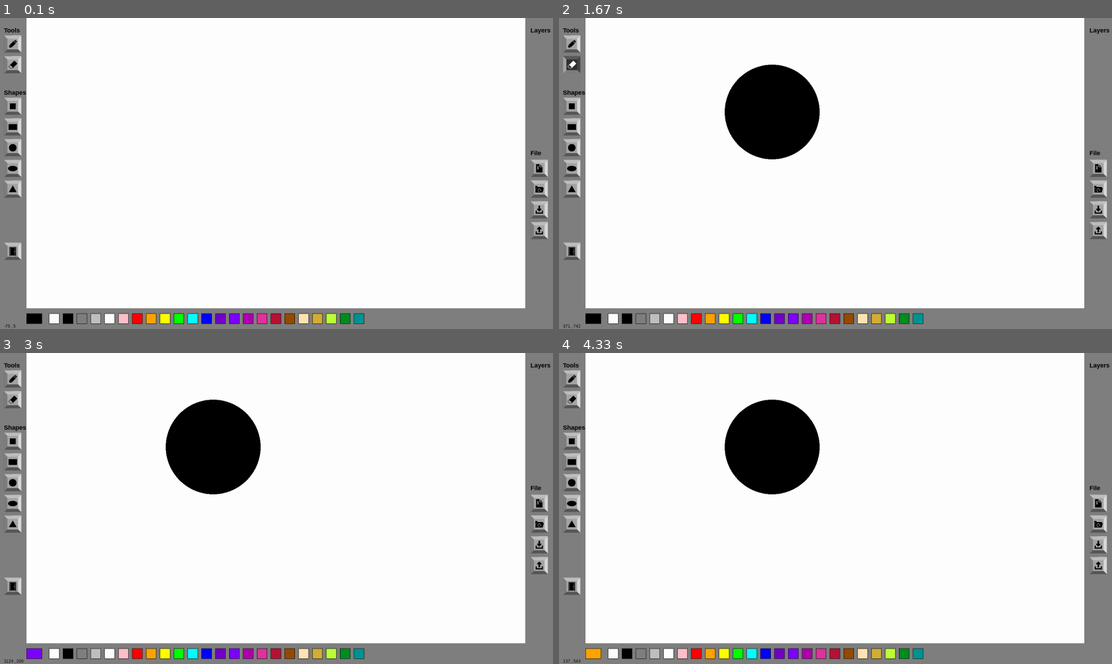
Above: before the commit, frames 1-4 (two rows, left to right).
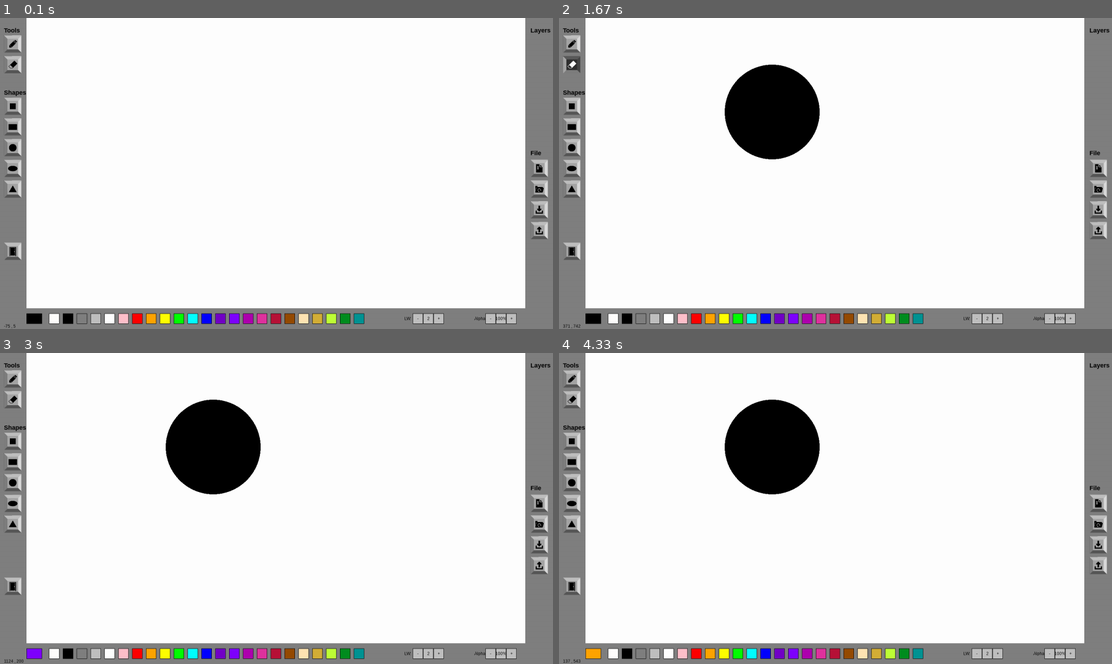
Above: after the commit, the same moments.

Repository: andrewkb1004-del/Drawing-Pygame-Software-andrewkb1004-del
Game: pygame game, started from src/project.py
Same seed, same stepped clock (60 frames per second), same inputs: the game is played once before the commit and once after it.
Inputs (mouse positions are in pixels of both pictures, inside the frame that each line leads up to):
- Up to frame 1 (0.1 s): no input
- Up to frame 2 (1.67 s): press the mouse at (1095, 229) at 0.37 s; move the mouse to (879, 238) at 0.47 s; release the mouse at (664, 245) at 0.6 s; press the mouse at (570, 148) at 0.7 s; move the mouse to (647, 105) at 0.8 s; release the mouse at (724, 61) at 0.93 s; click (818, 157) at 1.05 s; press the mouse at (570, 64) at 1.37 s; move the mouse to (641, 170) at 1.47 s; release the mouse at (713, 273) at 1.6 s
- Up to frame 3 (3 s): press the mouse at (11, 399) at 1.7 s; move the mouse to (105, 396) at 1.8 s; release the mouse at (193, 393) at 1.93 s; press the mouse at (232, 654) at 2.03 s; move the mouse to (359, 520) at 2.13 s; release the mouse at (481, 390) at 2.27 s; press the mouse at (536, 524) at 2.37 s; move the mouse to (392, 458) at 2.47 s; release the mouse at (248, 393) at 2.6 s; press the mouse at (425, 654) at 2.7 s; move the mouse to (420, 536) at 2.8 s; release the mouse at (414, 421) at 2.93 s
- Up to frame 4 (4.33 s): press the mouse at (780, 654) at 3.03 s; move the mouse to (829, 570) at 3.13 s; release the mouse at (879, 489) at 3.27 s; press the mouse at (1095, 502) at 3.37 s; move the mouse to (1040, 517) at 3.47 s; release the mouse at (984, 536) at 3.6 s; press the mouse at (763, 654) at 3.7 s; move the mouse to (813, 536) at 3.8 s; release the mouse at (863, 421) at 3.93 s; press the mouse at (708, 654) at 4.03 s; move the mouse to (669, 595) at 4.13 s; release the mouse at (630, 539) at 4.27 s

The runs differ from the first frame. In frame 1, 0.4% of the frame differs, in the area x 73-94%, y 94-99%; in frame 2, 0.4%; in frame 3, 0.4%; in frame 4, 0.4%.

Commit message:
Created buttons for changing line width and alpha/opacity.

Diff:
--- a/src/project.py
+++ b/src/project.py
@@ -220,6 +220,32 @@
     current_color = instance.active_color
     #print(f"Set {instance.tooltip} as active color!")
 
+def decrease_lw(instance):
+    global line_thickness
+    global shape_width
+    line_thickness = max(1, line_thickness - 1) # Decrease, min 1
+    if shape_width != 0:
+        shape_width = line_thickness
+
+def increase_lw(instance):
+    global line_thickness
+    global shape_width
+    line_thickness = min(50, line_thickness + 1) # Increase, max 50
+    if shape_width != 0:
+        shape_width = line_thickness
+
+def decrease_alpha(instance):
+    global alpha
+    alpha_pct = int(round(alpha * 100 / 255 / 5.0) * 5)
+    alpha_pct = max(5, alpha_pct - 5) # Decrease, min 5%
+    alpha = int(alpha_pct / 100 * 255)
+
+def increase_alpha(instance):
+    global alpha
+    alpha_pct = int(round(alpha * 100 / 255 / 5.0) * 5)
+    alpha_pct = min(100, alpha_pct + 5) # Increase, max 100%
+    alpha = int(alpha_pct / 100 * 255)
+
 def get_square(pos1, pos2):
     x1, y1 = pos1[0], pos1[1]
     x2, y2 = pos2[0], pos2[1]
@@ -417,7 +443,7 @@
     misc_buttons_list.extend([save_button, load_button, import_button, export_button])
 
 def create_color_buttons(x_edge_padding, y_edge_padding, button_padding, button_w, button_h, screen_height):
-    # --- Create right side buttons ---
+    # --- Create color buttons at the bottom side ---
     button_x = x_edge_padding + 35 + x_edge_padding + (button_w + button_padding)*2
     button_y = screen_height - button_h - y_edge_padding
 
@@ -460,6 +486,83 @@
         color_buttons_list.append((tmp_button))
         button_x = button_x + button_w + button_padding
 
+def create_lw_a_buttons(x_edge_padding, y_edge_padding, button_padding, button_w, button_h, screen_width, screen_height, lw, alpha):
+    # --- Create the line_width and alpha buttons at the bottom right corner---
+    button_x = screen_width - x_edge_padding - (button_w + button_padding)*14
+    button_y = screen_height - button_h - y_edge_padding
+
+    lw_label_button = Button(
+        x=button_x, y=button_y, width=button_w, height=button_h,
+        inactive_color=SCREEN_BG, active_color=SCREEN_BG,
+        border_color=SCREEN_BG,
+        text="LW:"
+    )
+    button_x = button_x + button_w + button_padding
+    lw_minus_button = Button(
+        x=button_x, y=button_y, width=button_w, height=button_h,
+        inactive_color=SILVER, active_color=SCREEN_BG,
+        border_color=BLACK,
+        text="-",
+        tooltip_text="Decrease line width",
+        action=decrease_lw
+    )
+    button_x = button_x + button_w + button_padding
+    global lw_value_button
+    lw_value_button = Button(
+        x=button_x, y=button_y, width=button_w, height=button_h,
+        inactive_color=SILVER, active_color=SILVER,
+        border_color=BLACK,
+        text=f"{lw}"
+    )
+    button_x = button_x + button_w + button_padding
+    lw_plus_button = Button(
+        x=button_x, y=button_y, width=button_w, height=button_h,
+        inactive_color=SILVER, active_color=SCREEN_BG,
+        border_color=BLACK,
+        text="+",
+        tooltip_text="Increase line width",
+        action=increase_lw
+    )
+
+    button_x = screen_width - x_edge_padding - (button_w + button_padding)*7
+    alpha_label_button = Button(
+        x=button_x, y=button_y, width=button_w, height=button_h,
+        inactive_color=SCREEN_BG, active_color=SCREEN_BG,
+        border_color=SCREEN_BG,
+        text="Alpha:"
+    )
+    button_x = button_x + button_w + button_padding
+    alpha_minus_button = Button(
+        x=button_x, y=button_y, width=button_w, height=button_h,
+        inactive_color=SILVER, active_color=SCREEN_BG,
+        border_color=BLACK,
+        text="-",
+        tooltip_text="Decrease line width",
+        action=decrease_alpha
+    )
+    button_x = button_x + button_w + button_padding
+    global alpha_value_button
+    alpha_percent = int(round(alpha * 100 / 255))
+    alpha_value_button = Button(
+        x=button_x, y=button_y, width=button_w, height=button_h,
+        inactive_color=SILVER, active_color=SILVER,
+        border_color=BLACK,
+        text=f"{alpha_percent}%"
+    )
+    button_x = button_x + button_w + button_padding
+    alpha_plus_button = Button(
+        x=button_x, y=button_y, width=button_w, height=button_h,
+        inactive_color=SILVER, active_color=SCREEN_BG,
+        border_color=BLACK,
+        text="+",
+        tooltip_text="Increase line width",
+        action=increase_alpha
+    )
+
+    global lw_a_buttons_list
+    lw_a_buttons_list.extend([lw_label_button, lw_minus_button, lw_value_button, lw_plus_button,
+                              alpha_label_button, alpha_minus_button, alpha_value_button, alpha_plus_button])
+
 
 def draw_shape(active_tool, layer, draw_color, start_pos, current_pos, shape_width):
     if active_tool == "square":
@@ -495,7 +598,10 @@
         resolution = (screen_width, screen_height)
         screen = pygame.display.set_mode(resolution)
 
+    global line_thickness
     line_thickness = 2 # Initial brush size
+    global alpha
+    alpha = 255
     global current_color
     current_color = BLACK # Default drawing color
     fps = 60
@@ -527,6 +633,10 @@
         tool="color",
         tooltip_text="Current Color",
     )
+
+    global lw_a_buttons_list
+    lw_a_buttons_list = []
+    create_lw_a_buttons(edge_padding, edge_padding, 0, color_button_w, color_button_h, screen_width, screen_height, line_thickness, alpha)
 
     y_canvas_border_width = edge_padding * 2 + color_button_h
     canvas_width = screen_width - x_canvas_border_width*2
@@ -565,6 +675,7 @@
     last_pos = None # To store the last mouse position for continuous lines
     clock = pygame.time.Clock() # To control the frame rate
     start_pos = None # Use for square, rect, circle, oval, and triangle
+    global shape_width
     shape_width = 0  # Set to 0 to have the shape filled. Set to non-zero to specify the line width of the shape edges
     eraser_color = TRANSPARENT_BG
     current_layer_history = []
@@ -680,7 +791,7 @@
                         shape_width = line_thickness
 
             # Handling event for the buttons
-            for button in tool_buttons_list + misc_buttons_list + color_buttons_list:
+            for button in tool_buttons_list + misc_buttons_list + color_buttons_list + lw_a_buttons_list:
                 button.handle_event(event)
 
         # --- Drawing ---
@@ -701,6 +812,17 @@
             button.draw(screen)
 
         for button in misc_buttons_list + color_buttons_list:
+            button.draw(screen)
+
+        lw_value_button.text=f"{line_thickness}"
+        for button in lw_a_buttons_list:
+            button.is_active = False
+            button.draw(screen)
+
+        alpha_percent = int(round(alpha * 100 / 255))
+        alpha_value_button.text=f"{alpha_percent}%"
+        for button in lw_a_buttons_list:
+            button.is_active = False
             button.draw(screen)
 
         # Draw the current color
@@ -725,7 +847,7 @@
         screen.blit(mouse_coor_surface, (15, screen_height-15))
 
         # Draw button tooltip on the screen
-        for button in tool_buttons_list + misc_buttons_list + color_buttons_list:
+        for button in tool_buttons_list + misc_buttons_list + color_buttons_list + lw_a_buttons_list:
             button.draw_tooltip(screen)
         current_color_button.draw_tooltip(screen)
 
@@ -769,10 +891,10 @@
     TRANSPARENT_BG = (255, 254, 253)
 
     ## To open file dialogue
-    #selected_file = load_file
-    #if selected_file:
+    # selected_file = load_file
+    # if selected_file:
     #    print(f"Selected file: {selected_file}")
-    #else:
+    # else:
     #    print("No file selected.")
 
     main()
